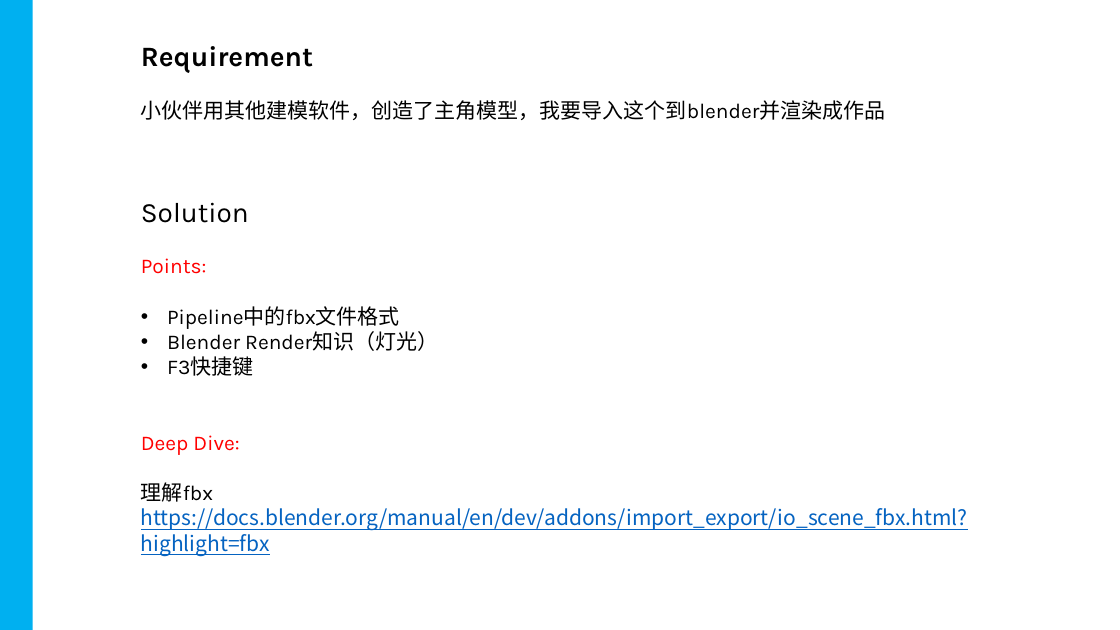
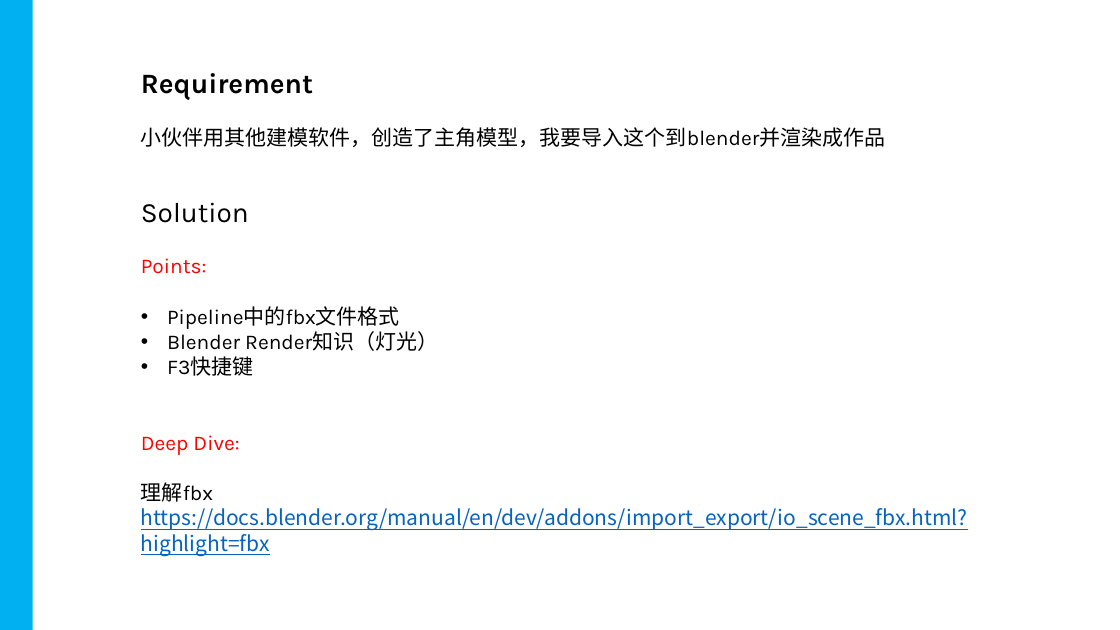
Before and after one commit to innoclub/blenderOpenClass, a slide deck: slide 3 of PPTs/0001.pptx (slide 2 before the commit). Drawn at 1120x630 pixels with LibreOffice and Linux fonts; fonts in the diff are those of the drawing. Boxes give left, top, right and bottom in pixels: in the first picture for what was removed or moved away, otherwise in the second. Text is boxed around its words. In the diff, an @@ line names an element or a change of style, - is before the commit and + after.

```diff
--- a/PPTs/0001.pptx
+++ b/PPTs/0001.pptx
@@ text "Requirement": place and size @@
-text "Requirement" at box(141, 46, 886, 120)
+text "Requirement" at box(141, 73, 886, 147)
```
Also in this commit, not shown: 1 other slide changed, 1 slide added.
